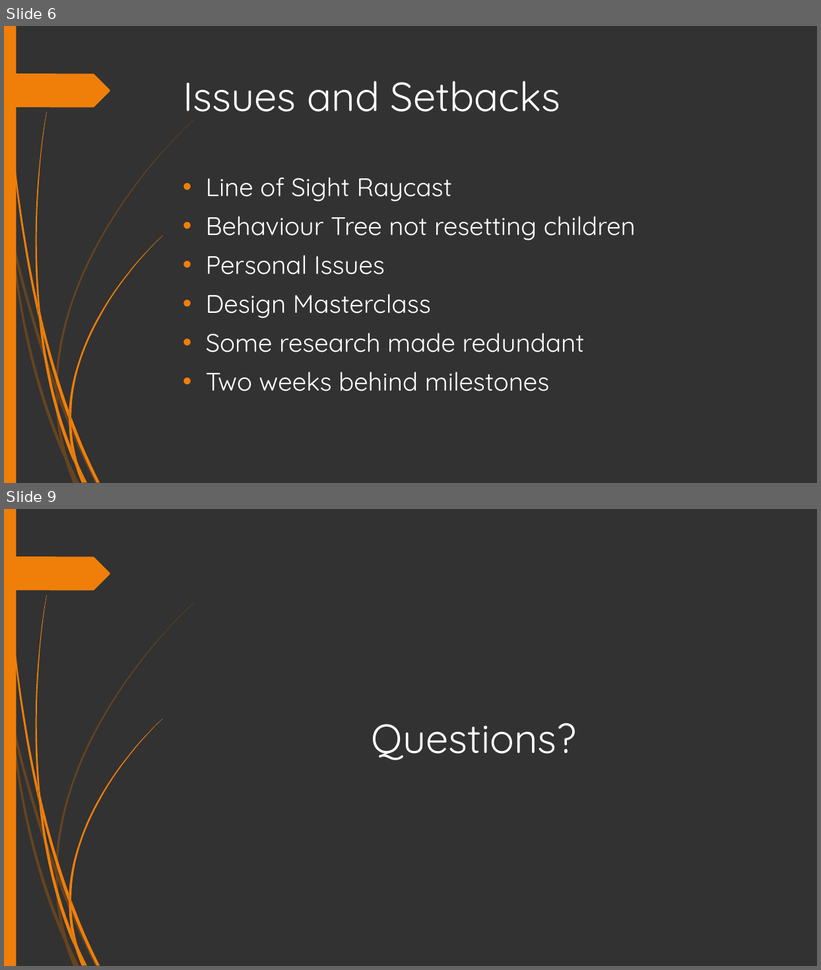
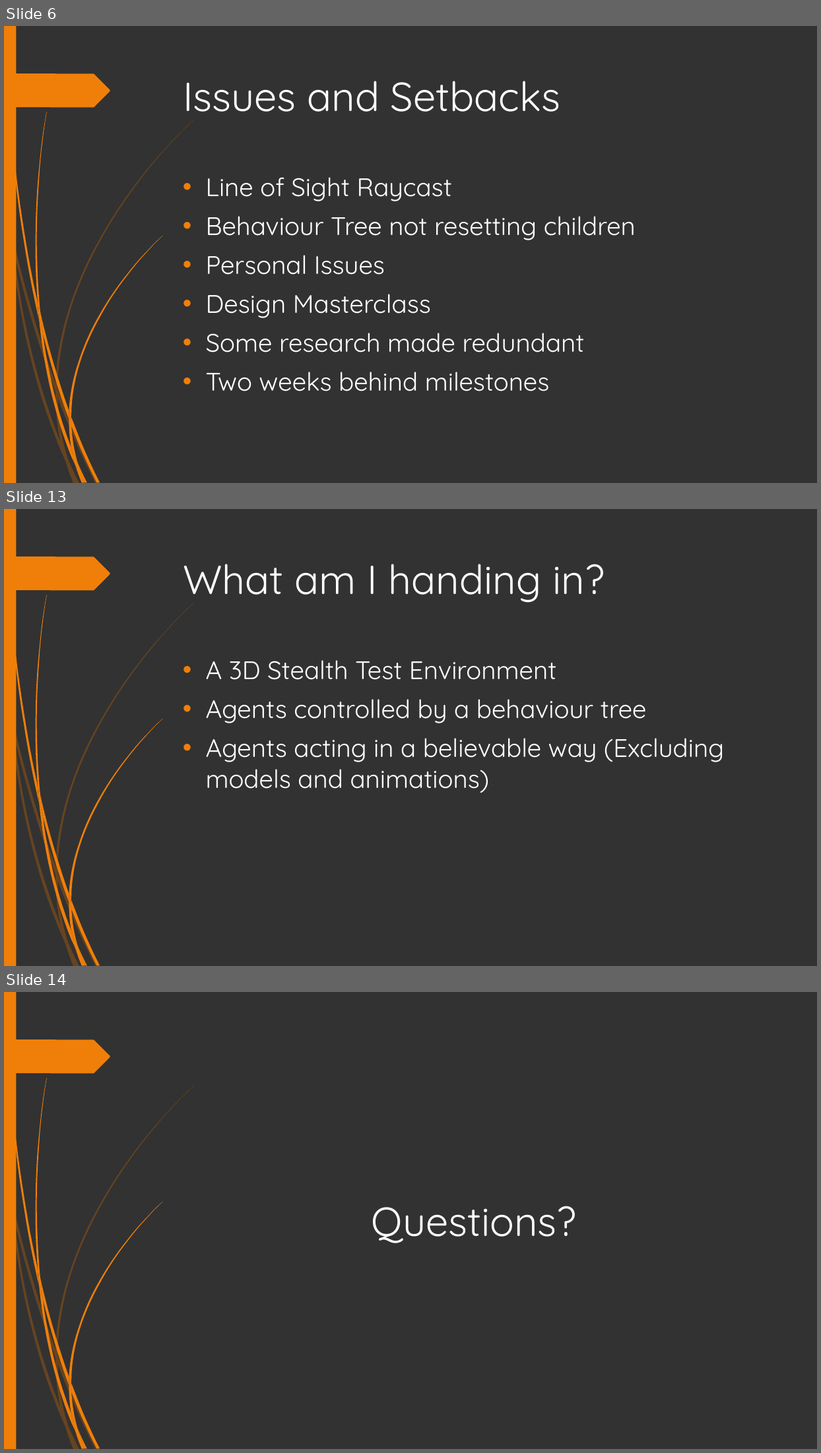
Before and after one commit to HenryWilliam95/AI_FINAL_PROJECT, a slide deck: Documents/Presentation-1.pptx. Shown one above the other, each under a label of ours: slides 6 and 9 before the commit, slides 6, 13 and 14 after it; the slides between them are not shown. The pictures are 821x970 and 821x1453 pixels, drawn with LibreOffice and Linux fonts; fonts in the diff are those of the drawing. Boxes give left, top, right and bottom in pixels: in the first picture for what was removed or moved away, otherwise in the second. Text is boxed around its words. In the diff, an @@ line names an element or a change of style, - is before the commit and + after.

```diff
--- a/Documents/Presentation-1.pptx
+++ b/Documents/Presentation-1.pptx
@@ slide 13 added at (4,509,817,966), background #323232; not listed: 24 template elements that a slide beside it also shows @@
@@ title added at (183,564,605,603), 48 pt, text #FFFFFF @@
+What am I handing in?
@@ text added at (206,660,724,793), 30 pt, text #FFFFFF @@
+• A 3D Stealth Test Environment
+• Agents controlled by a behaviour tree
+• Agents acting in a believable way (Excluding models and animations)
@@ what was slide 9 is now slide 14 @@
```
Also in this commit, not shown: 3 slides changed, 4 other slides added.
